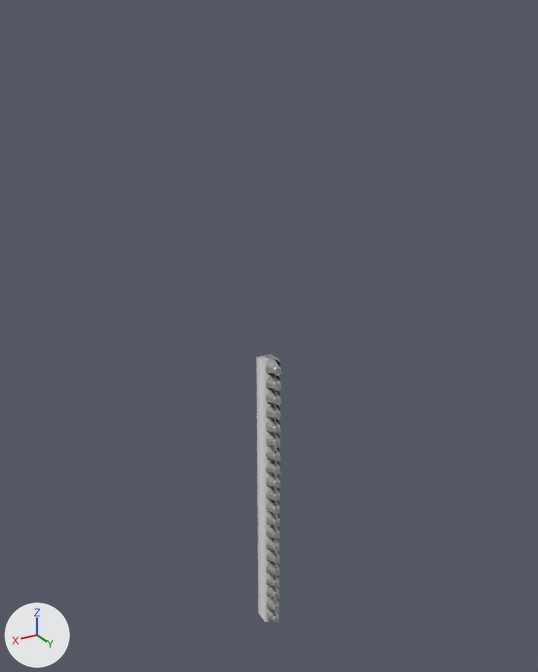
Before and after pictures for a commit that changed the OBJ model DirectXGame/Resources/kabeToge/kabeToge.obj.
Rendered twice from a camera (50 mm lens) standing at (20.9, 33.4, 37.2) and looking at (-0.5, -2.2, 19.4). Lighting does not change. The marker at lower left points along +X, +Y and +Z. The older version comes first. Where no turn or scale is listed for an object, it has been applied to the vertices. Vertices at exactly the same position are counted once.

The first picture shows '立方体'.
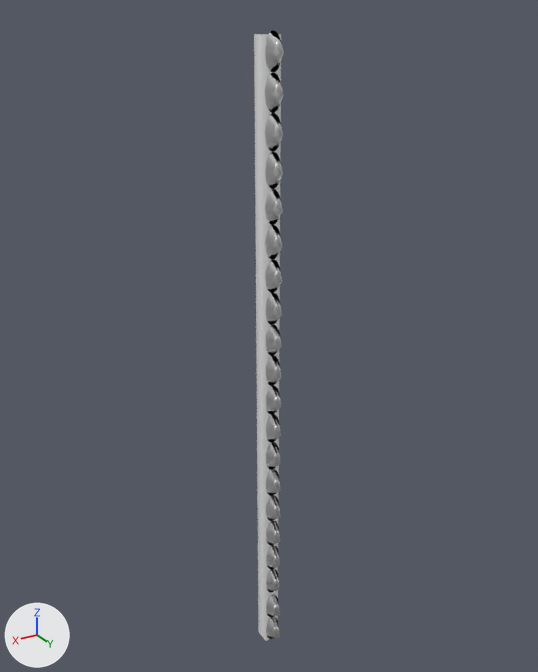
Location of each change, [x1, y1, x2, y2] in pixels of the pictures (538 x 672 px):
'立方体', rescaled (15% wider, 127% taller): before [256, 354, 282, 623]; after [254, 30, 284, 641]

Patch to the scene script:
```diff
--- a/DirectXGame/Resources/kabeToge/kabeToge.obj.py
+++ b/DirectXGame/Resources/kabeToge/kabeToge.obj.py
@@ mat_マテリアル @@
 mat_マテリアル.base_color = (0.8, 0.8, 0.8)  # white #e7e7e7
-mat_マテリアル.metallic = 1.0
 mat_マテリアル.roughness = 0.485
@@ mat_マテリアル_020 @@
+mat_マテリアル_020 = principled_material('マテリアル.020')
+mat_マテリアル_020.base_color = (0.8, 0.8, 0.8)  # white #e7e7e7
+mat_マテリアル_020.metallic = 1.0
+mat_マテリアル_020.roughness = 0.485
@@ me_立方体 @@
 # used by ob_立方体; location = (0.0, 0.0, 0.0)
-me_立方体.from_pydata(...)  # 653 vertices, 1252 faces; spans x -0.5..0.5, y -2.1..-0.1, z -1.8..18.4
-me_立方体.materials.append(mat_material)  # white #e7e7e7
+me_立方体.from_pydata(...)  # 653 vertices, 1252 faces; spans x -0.5..0.5, y -2.1..-0.1, z -3.5..36.5
+# me_立方体 part 1: the whole mesh is scaled about the mesh origin by (1, 1, 1.99)
 me_立方体.materials.append(mat_マテリアル)
@@ me_立方体 @@
 me_立方体.materials.append(mat_マテリアル_019)
+me_立方体.materials.append(mat_マテリアル_020)  # white #e7e7e7
```
